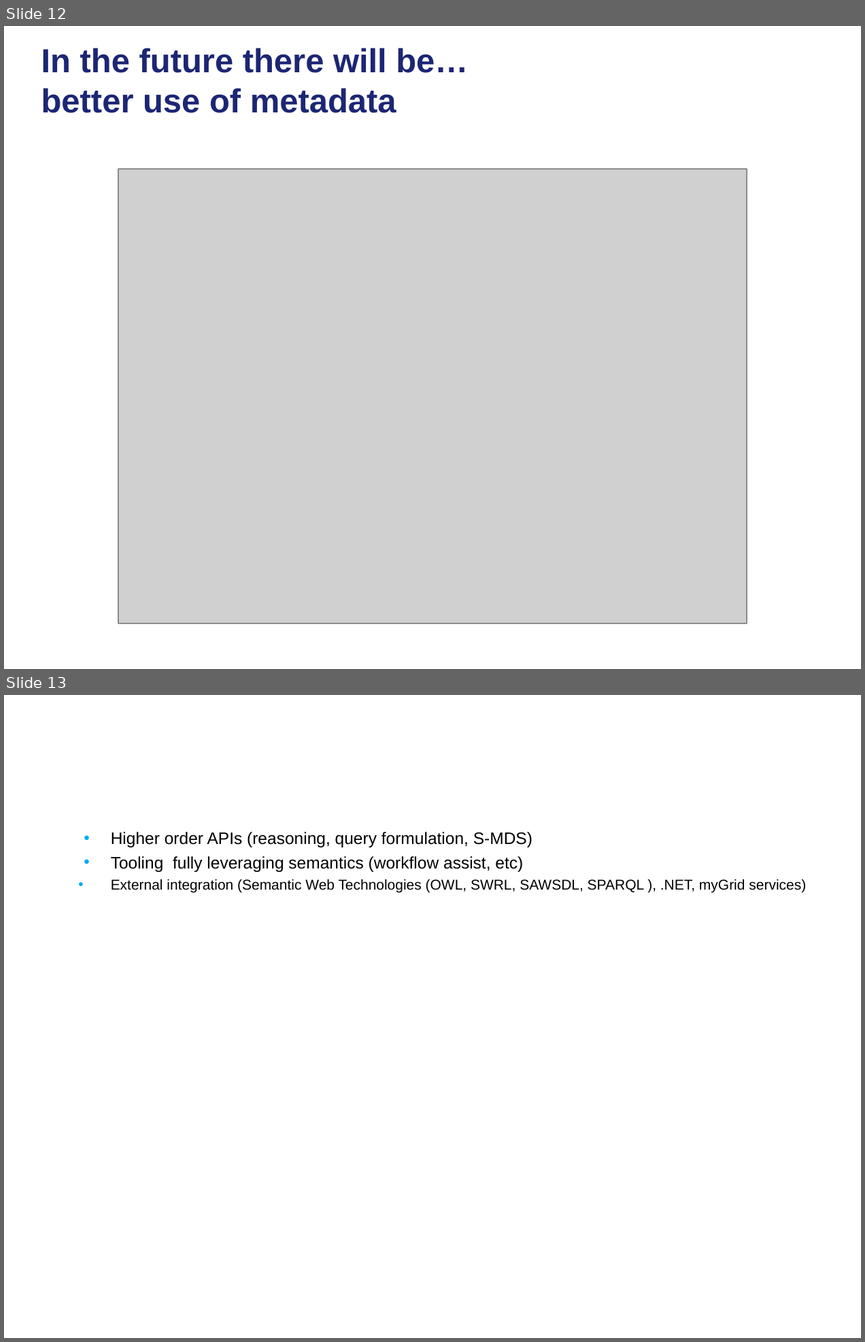
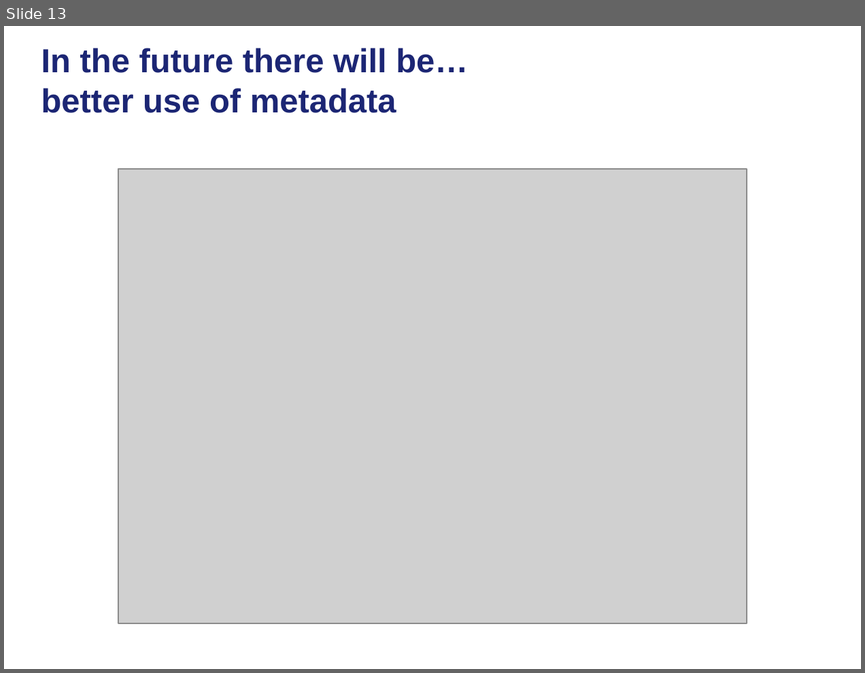
Before and after one commit to NCIP/cagrid-docs, a slide deck: presentations/200810_VCDE_ARCH/20081028_Arch_VCDE_caGrid_Future.ppt. Shown one above the other, each under a label of ours: slides 12 and 13 before the commit, slide 13 after it. The pictures are 865x1342 and 865x673 pixels, drawn with LibreOffice and Linux fonts; fonts in the diff are those of the drawing; grey boxes stand for pictures; background and template pictures are left out. Boxes give left, top, right and bottom in pixels: in the first picture for what was removed or moved away, otherwise in the second. Text is boxed around its words. In the diff, an @@ line names an element or a change of style, - is before the commit and + after.

```diff
--- a/presentations/200810_VCDE_ARCH/20081028_Arch_VCDE_caGrid_Future.ppt
+++ b/presentations/200810_VCDE_ARCH/20081028_Arch_VCDE_caGrid_Future.ppt
@@ slide 13 removed at (4,695,861,1338), background picture (left out) @@
@@ text removed at (111,832,806,892) @@
-  • Higher order APIs (reasoning, query formulation, S-MDS)
-  • Tooling fully leveraging semantics (workflow assist, etc)
-    • External integration (Semantic Web Technologies (OWL, SWRL, SAWSDL, SPARQL ), .NET, myGrid services)
@@ what was slide 12 is now slide 13 @@
```
Also in this commit, not shown: 2 slides changed, 5 slides added, 2 other slides removed.
